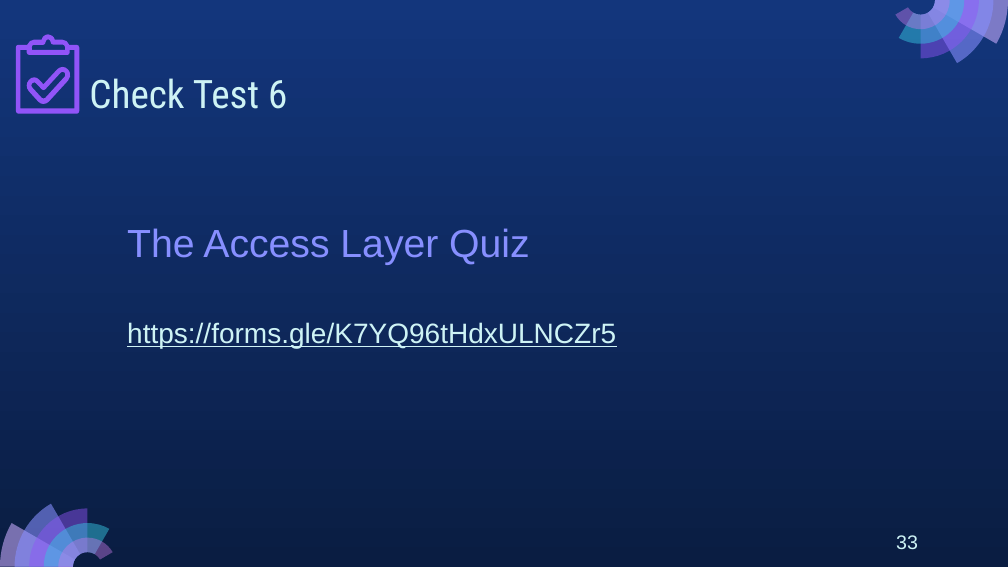
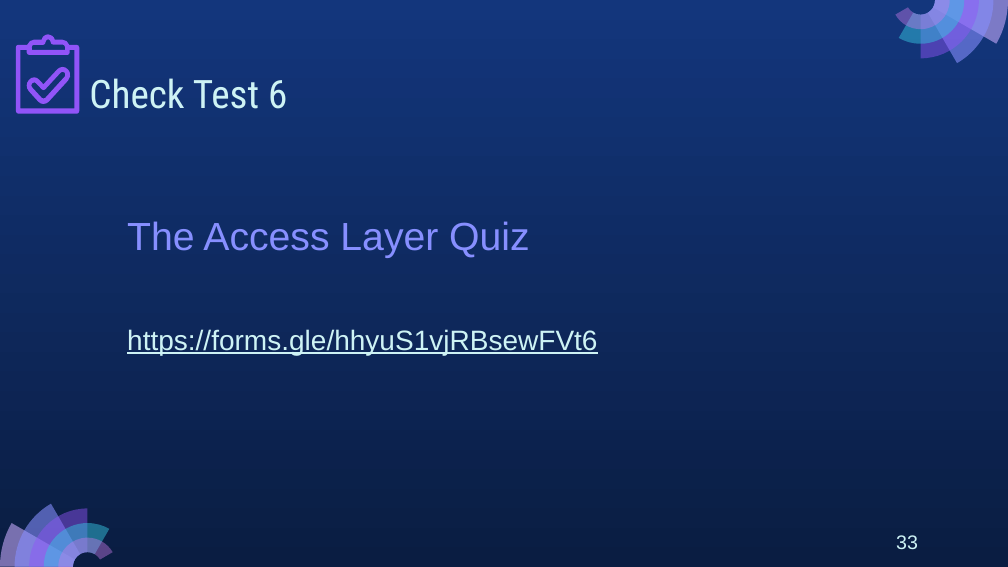
Before and after one commit to MarikoTagawa/kosen-mongolia-materials, a slide deck: slide 33 of network-basics/slides/06_NetworkBasics_2025_2P.pptx. Drawn at 1008x567 pixels with LibreOffice and Linux fonts; fonts in the diff are those of the drawing. Boxes give left, top, right and bottom in pixels: in the first picture for what was removed or moved away, otherwise in the second. Text is boxed around its words. In the diff, an @@ line names an element or a change of style, - is before the commit and + after.

```diff
--- a/network-basics/slides/06_NetworkBasics_2025_2P.pptx
+++ b/network-basics/slides/06_NetworkBasics_2025_2P.pptx
@@ text at box(127, 329, 597, 355): text changed @@
-https://forms.gle/K7YQ96tHdxULNCZr5
+https://forms.gle/hhyuS1vjRBsewFVt6
```
Also in this commit, not shown: 8 other slides changed, 3 other files.
